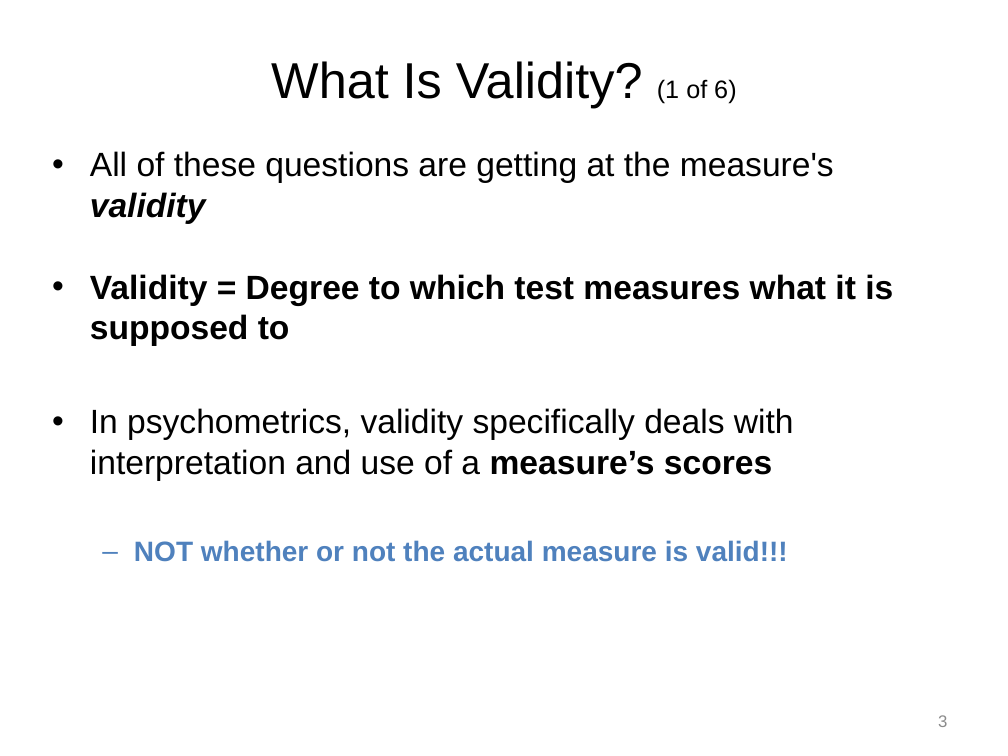
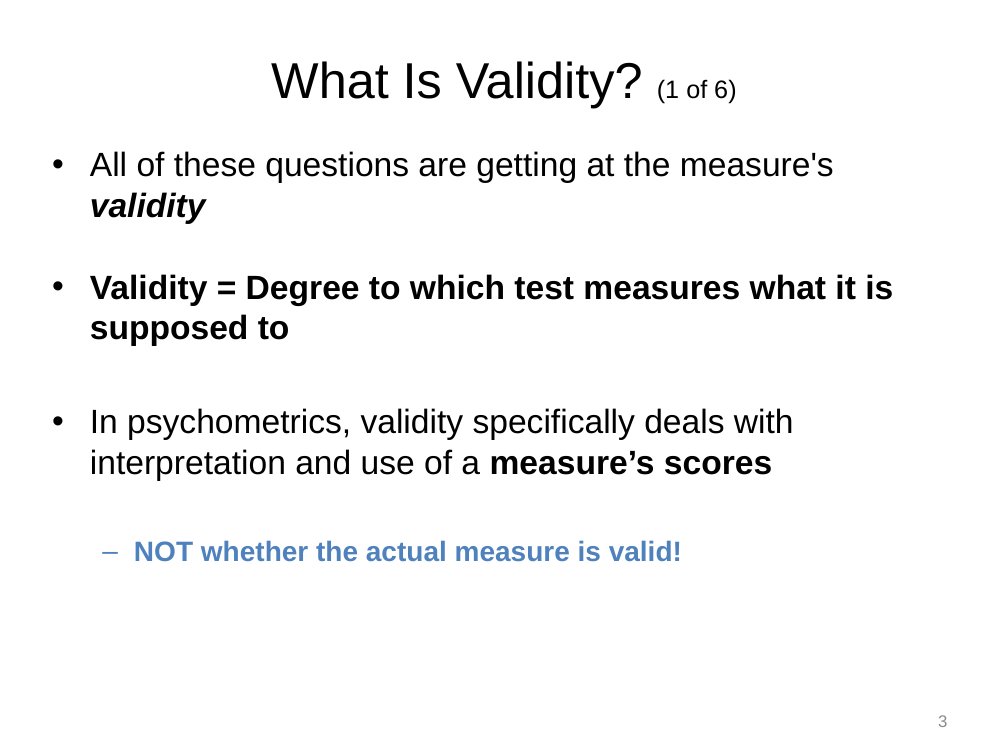
Before and after one commit to npm27/Teaching-Materials, a slide deck: slide 3 of Tests and Eval/Slides/7 Chapter 8.pptx. Drawn at 1008x756 pixels with LibreOffice and Linux fonts; fonts in the diff are those of the drawing. Boxes give left, top, right and bottom in pixels: in the first picture for what was removed or moved away, otherwise in the second. Text is boxed around its words. In the diff, an @@ line names an element or a change of style, - is before the commit and + after.

```diff
--- a/Tests and Eval/Slides/7 Chapter 8.pptx
+++ b/Tests and Eval/Slides/7 Chapter 8.pptx
@@ text at [134,540,682,562]: text changed @@
-  – NOT whether or not the actual measure is valid!!!
+  – NOT whether the actual measure is valid!
```
Also in this commit, not shown: 2 other files.
